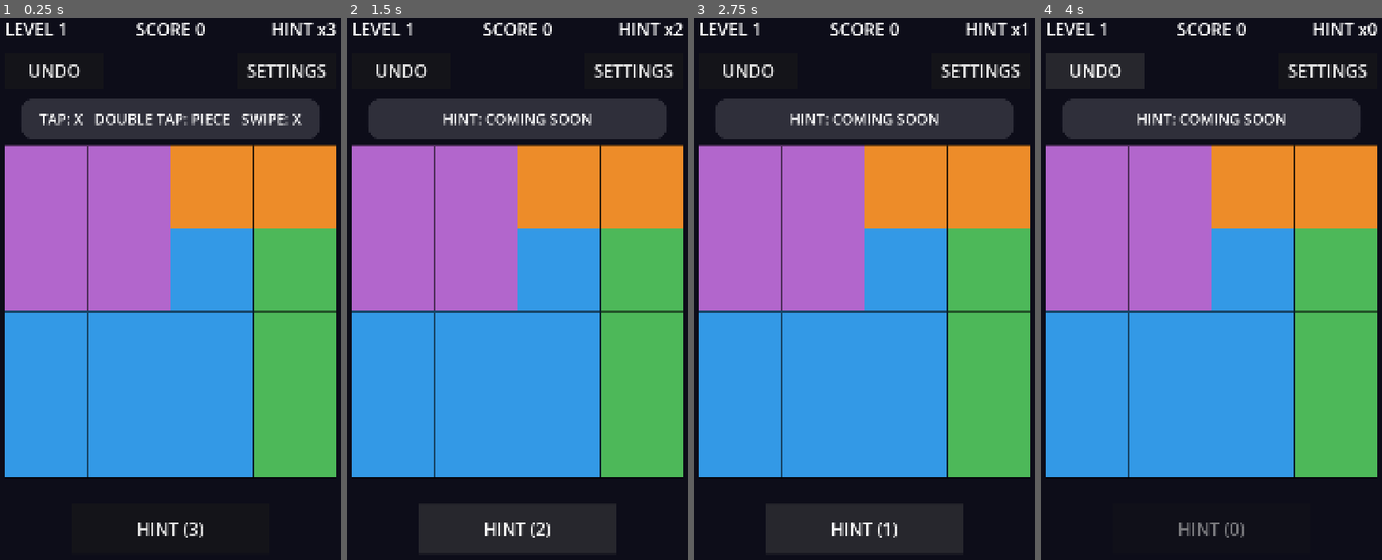
Above: before the commit, frames 1-4 (left to right).
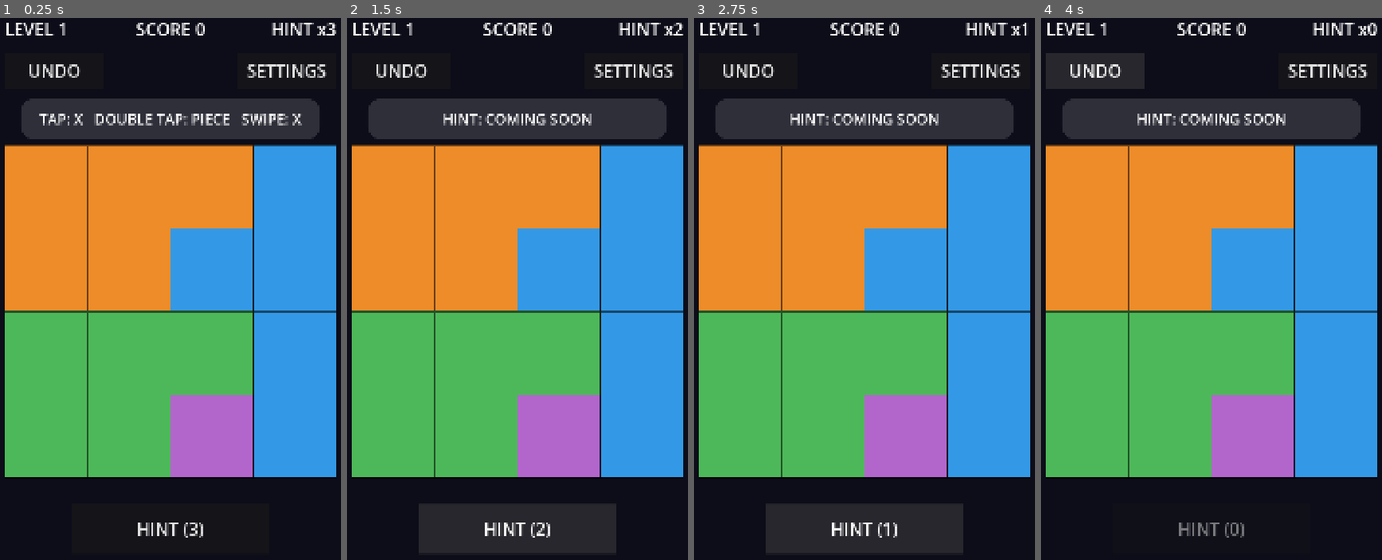
Above: after the commit, the same moments.

Repository: hidekig1001-cell/invader-radar
Game: Godot game, scene res://scenes/main.tscn
Two runs of this game, one before a commit and one after it. Both use one fixed random seed, a clock stepped at 60 frames per second and the inputs below.
Inputs:
- Up to frame 1 (0.25 s): no input
- Up to frame 2 (1.5 s): click "UNDO" at 0.5 s; click "HINT (3)" at 1.25 s
- Up to frame 3 (2.75 s): click "HINT (2)" at 2 s
- Up to frame 4 (4 s): click "HINT (1)" at 2.75 s; click "UNDO" at 3.5 s

The runs differ from the first frame. In frame 1, 52% of the frame differs, in the area x 1-99%, y 23-85%; in frame 2, 52%; in frame 3, 52%; in frame 4, 52%.

Commit message:
CR-1003: 最初の 10 面（1〜5 面は 4×4、6〜10 面は 5×5）
improve runner が生成（実装: qwen3.8-flashnext-strata-142、テスト: qwen3.8-27b-q4km-g4）。run: 20261011-1422-CR-1003

Diff:
--- /dev/null
+++ b/game/level_pack.gd
@@ -0,0 +1,75 @@
+extends RefCounted
+
+static func level_dicts() -> Array:
+	return [
+		{
+			"id": 1,
+			"width": 4,
+			"height": 4,
+			"target": 4,
+			"regions": [[0, 0, 0, 1], [0, 0, 1, 1], [2, 2, 2, 1], [2, 2, 3, 1]]
+		},
+		{
+			"id": 2,
+			"width": 4,
+			"height": 4,
+			"target": 4,
+			"regions": [[2, 2, 1, 1], [2, 0, 1, 3], [0, 0, 1, 3], [0, 0, 0, 3]]
+		},
+		{
+			"id": 3,
+			"width": 4,
+			"height": 4,
+			"target": 4,
+			"regions": [[1, 0, 0, 0], [1, 1, 3, 3], [1, 1, 2, 2], [1, 1, 2, 2]]
+		},
+		{
+			"id": 4,
+			"width": 4,
+			"height": 4,
+			"target": 4,
+			"regions": [[3, 3, 1, 1], [3, 3, 1, 1], [0, 0, 1, 1], [0, 2, 2, 1]]
+		},
+		{
+			"id": 5,
+			"width": 4,
+			"height": 4,
+			"target": 4,
+			"regions": [[0, 0, 2, 1], [0, 0, 1, 1], [0, 0, 1, 1], [0, 3, 3, 1]]
+		},
+		{
+			"id": 6,
+			"width": 5,
+			"height": 5,
+			"target": 5,
+			"regions": [[2, 2, 2, 2, 2], [0, 2, 2, 2, 2], [0, 2, 2, 2, 1], [0, 4, 4, 2, 3], [0, 4, 4, 3, 3]]
+		},
+		{
+			"id": 7,
+			"width": 5,
+			"height": 5,
+			"target": 5,
+			"regions": [[2, 0, 0, 4, 4], [2, 2, 0, 1, 4], [2, 2, 0, 4, 4], [2, 2, 0, 0, 4], [3, 3, 3, 3, 3]]
+		},
+		{
+			"id": 8,
+			"width": 5,
+			"height": 5,
+			"target": 5,
+			"regions": [[3, 3, 1, 2, 1], [3, 3, 1, 1, 1], [3, 3, 1, 1, 0], [3, 3, 1, 4, 0], [3, 4, 4, 4, 0]]
+		},
+		{
+			"id": 9,
+			"width": 5,
+			"height": 5,
+			"target": 5,
+			"regions": [[0, 0, 0, 3, 3], [0, 0, 0, 3, 3], [2, 2, 2, 2, 2], [1, 1, 1, 1, 2], [1, 1, 1, 1, 4]]
+		},
+		{
+			"id": 10,
+			"width": 5,
+			"height": 5,
+			"target": 5,
+			"regions": [[1, 2, 2, 2, 1], [1, 1, 1, 1, 1], [3, 0, 0, 0, 1], [3, 3, 0, 0, 1], [3, 3, 4, 4, 1]]
+		}
+	]
--- a/game/session.gd
+++ b/game/session.gd
@@ -7,6 +7,7 @@
 const BoardState = preload("res://core/board_state.gd")
 const Rules = preload("res://core/rules.gd")
 const Level = preload("res://game/level.gd")
+const LevelPack = preload("res://game/level_pack.gd")
 
 const LEVEL_PATHS := [
 	"res://data/levels/level_001.json",
@@ -34,9 +35,9 @@
 
 static func load_default_levels() -> Array:
 	var out: Array = []
-	for path in LEVEL_PATHS:
+	for d in LevelPack.level_dicts():
 		var lv = Level.new()
-		if lv.load_file(path):
+		if lv.parse(d):
 			out.append(lv)
 	return out
 
--- /dev/null
+++ b/test/cr/test_cr_1003.gd
@@ -0,0 +1,93 @@
+extends GutTest
+
+const LevelPack = preload("res://game/level_pack.gd")
+const Level = preload("res://game/level.gd")
+const Session = preload("res://game/session.gd")
+const Solver = preload("res://core/solver.gd")
+
+const EXPECTED_REGIONS := [
+	[[0, 0, 0, 1], [0, 0, 1, 1], [2, 2, 2, 1], [2, 2, 3, 1]],
+	[[2, 2, 1, 1], [2, 0, 1, 3], [0, 0, 1, 3], [0, 0, 0, 3]],
+	[[1, 0, 0, 0], [1, 1, 3, 3], [1, 1, 2, 2], [1, 1, 2, 2]],
+	[[3, 3, 1, 1], [3, 3, 1, 1], [0, 0, 1, 1], [0, 2, 2, 1]],
+	[[0, 0, 2, 1], [0, 0, 1, 1], [0, 0, 1, 1], [0, 3, 3, 1]],
+	[[2, 2, 2, 2, 2], [0, 2, 2, 2, 2], [0, 2, 2, 2, 1], [0, 4, 4, 2, 3], [0, 4, 4, 3, 3]],
+	[[2, 0, 0, 4, 4], [2, 2, 0, 1, 4], [2, 2, 0, 4, 4], [2, 2, 0, 0, 4], [3, 3, 3, 3, 3]],
+	[[3, 3, 1, 2, 1], [3, 3, 1, 1, 1], [3, 3, 1, 1, 0], [3, 3, 1, 4, 0], [3, 4, 4, 4, 0]],
+	[[0, 0, 0, 3, 3], [0, 0, 0, 3, 3], [2, 2, 2, 2, 2], [1, 1, 1, 1, 2], [1, 1, 1, 1, 4]],
+	[[1, 2, 2, 2, 1], [1, 1, 1, 1, 1], [3, 0, 0, 0, 1], [3, 3, 0, 0, 1], [3, 3, 4, 4, 1]],
+]
+
+const EXPECTED_SOLUTIONS := [
+	[Vector2i(1, 0), Vector2i(3, 1), Vector2i(0, 2), Vector2i(2, 3)],
+	[Vector2i(2, 0), Vector2i(0, 1), Vector2i(3, 2), Vector2i(1, 3)],
+	[Vector2i(1, 0), Vector2i(3, 1), Vector2i(0, 2), Vector2i(2, 3)],
+	[Vector2i(1, 0), Vector2i(3, 1), Vector2i(0, 2), Vector2i(2, 3)],
+	[Vector2i(2, 0), Vector2i(0, 1), Vector2i(3, 2), Vector2i(1, 3)],
+	[Vector2i(2, 0), Vector2i(0, 1), Vector2i(4, 2), Vector2i(1, 3), Vector2i(3, 4)],
+	[Vector2i(1, 0), Vector2i(3, 1), Vector2i(0, 2), Vector2i(4, 3), Vector2i(2, 4)],
+	[Vector2i(3, 0), Vector2i(0, 1), Vector2i(2, 2), Vector2i(4, 3), Vector2i(1, 4)],
+	[Vector2i(1, 0), Vector2i(3, 1), Vector2i(0, 2), Vector2i(2, 3), Vector2i(4, 4)],
+	[Vector2i(1, 0), Vector2i(4, 1), Vector2i(2, 2), Vector2i(0, 3), Vector2i(3, 4)],
+]
+
+## CHECK: 1
+func test_level_dicts_size_is_10() -> void:
+	var dicts := LevelPack.level_dicts()
+	assert_eq(dicts.size(), 10)
+
+## CHECK: 2
+func test_level_dicts_ids_are_sequential() -> void:
+	var dicts := LevelPack.level_dicts()
+	for i in range(10):
+		assert_eq(dicts[i]["id"], i + 1)
+
+## CHECK: 3
+func test_level_dicts_regions_match_table() -> void:
+	var dicts := LevelPack.level_dicts()
+	for i in range(10):
+		assert_eq(dicts[i]["regions"], EXPECTED_REGIONS[i])
+
+## CHECK: 4
+func test_level_dicts_dimensions() -> void:
+	var dicts := LevelPack.level_dicts()
+	for i in range(10):
+		var expected_size := 4 if i < 5 else 5
+		assert_eq(dicts[i]["width"], expected_size)
+		assert_eq(dicts[i]["height"], expected_size)
+		assert_eq(dicts[i]["target"], expected_size)
+
+## CHECK: 5
+func test_level_dicts_parse_success() -> void:
+	var dicts := LevelPack.level_dicts()
+	for i in range(10):
+		var lv := Level.new()
+		assert_true(lv.parse(dicts[i]))
+
+## CHECK: 6
+func test_level_dicts_have_unique_solution() -> void:
+	var dicts := LevelPack.level_dicts()
+	for i in range(10):
+		var lv := Level.new()
+		lv.parse(dicts[i])
+		assert_eq(Solver.count_solutions(lv, 2), 1)
+
+## CHECK: 7
+func test_level_dicts_solutions_match_table() -> void:
+	var dicts := LevelPack.level_dicts()
+	for i in range(10):
+		var lv := Level.new()
+		lv.parse(dicts[i])
+		var sols := Solver.solutions(lv)
+		assert_eq(sols[0], EXPECTED_SOLUTIONS[i])
+
+## CHECK: 8
+func test_session_load_default_levels_size() -> void:
+	var levels := Session.load_default_levels()
+	assert_eq(levels.size(), 10)
+
+## CHECK: 9
+func test_session_load_default_levels_ids() -> void:
+	var levels := Session.load_default_levels()
+	for i in range(10):
+		assert_eq(levels[i].id, i + 1)
